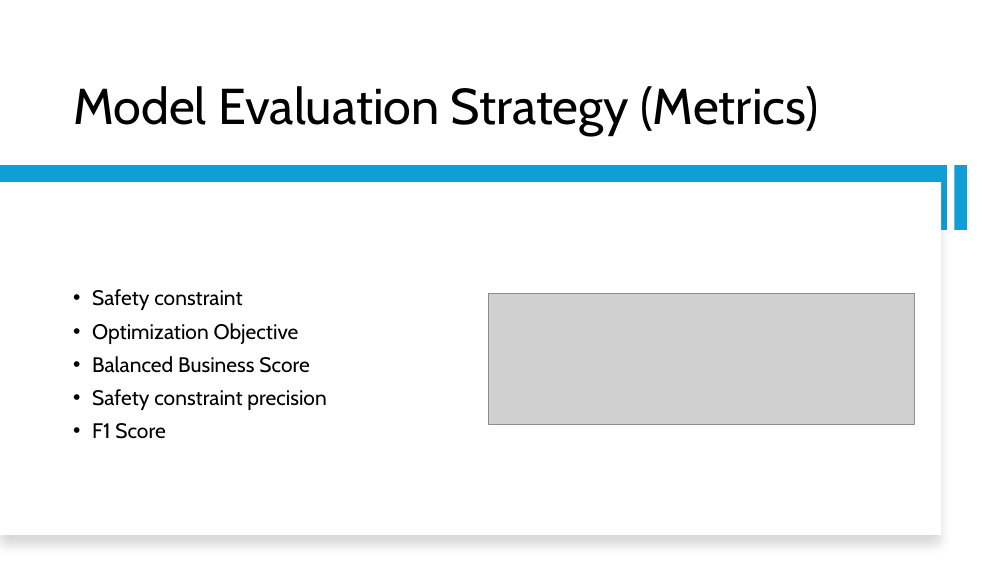
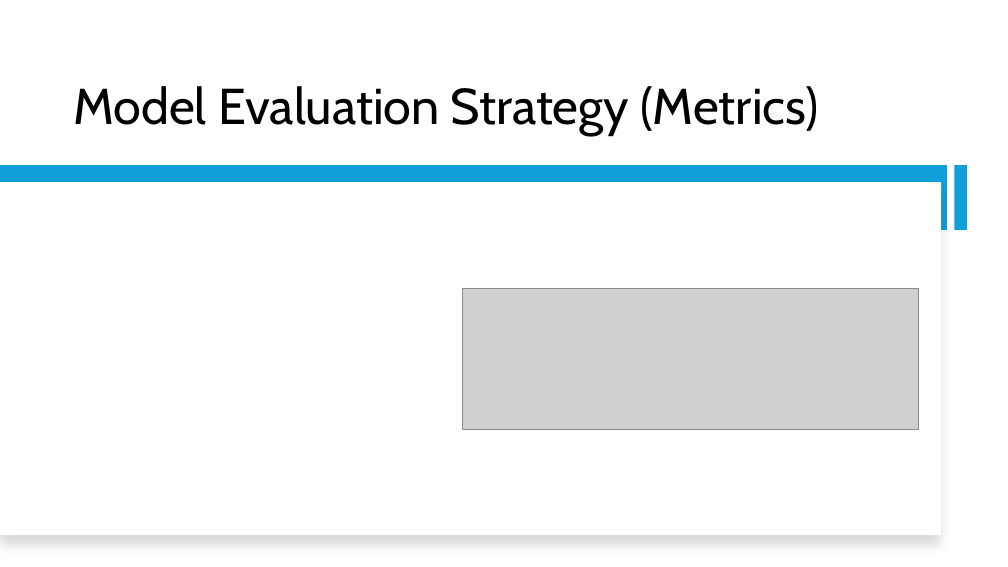
Before and after one commit to Smael-olk/Fintech, a slide deck: slide 10 of Business Case 2/Presentation Business Case 2.pptx. Drawn at 1008x567 pixels with LibreOffice and Linux fonts; fonts in the diff are those of the drawing; grey boxes stand for pictures. Boxes give left, top, right and bottom in pixels: in the first picture for what was removed or moved away, otherwise in the second. Text is boxed around its words. In the diff, an @@ line names an element or a change of style, - is before the commit and + after.

Commit message:
Presentation

```diff
--- a/Business Case 2/Presentation Business Case 2.pptx
+++ b/Business Case 2/Presentation Business Case 2.pptx
@@ text removed at (x1=92, y1=289, x2=326, y2=439) @@
-• Safety constraint
-• Optimization Objective
-• Balanced Business Score
-• Safety constraint precision
-• F1 Score
@@ picture resized from (x1=488, y1=293, x2=914, y2=424) to (x1=463, y1=288, x2=919, y2=429) @@
```
Also in this commit, not shown: 2 other slides changed, 3 slides added, 2 slides removed.
